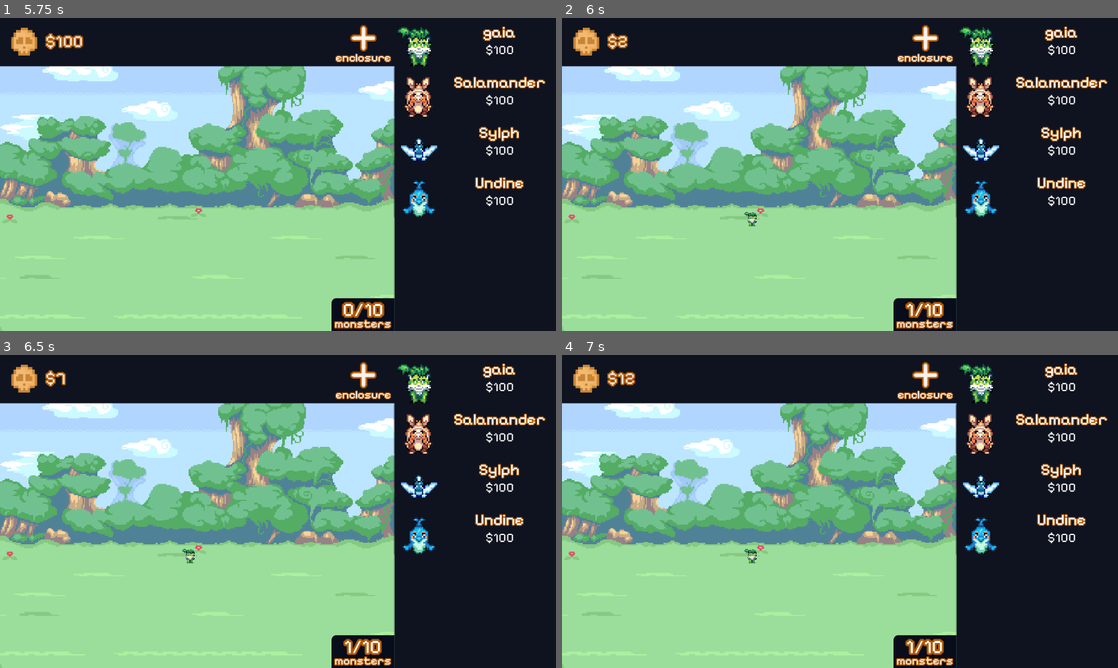
Above: before the commit, frames 1-4 (two rows, left to right).
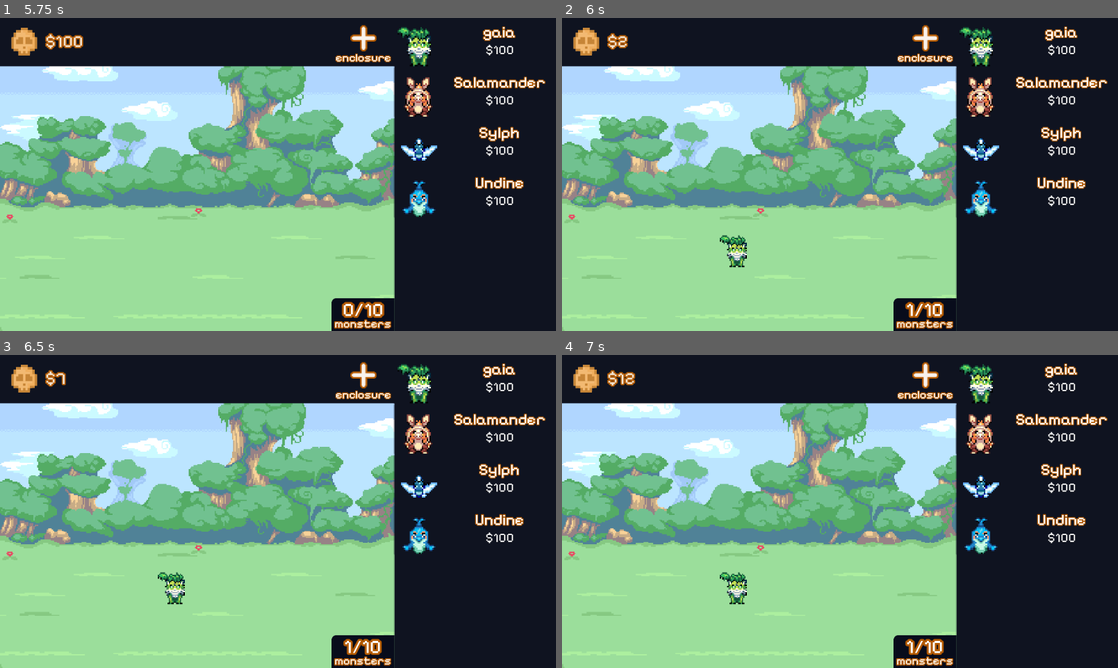
Above: after the commit, the same moments.

Repository: verstraate/monster-daycare
Game: Godot game, scene res://_Scenes/MainMenu/main_menu.tscn
Two runs of this game, one before a commit and one after it. Both use one fixed random seed, a clock stepped at 60 frames per second and the inputs below.
Inputs (mouse positions are in pixels of both pictures, inside the frame that each line leads up to):
- Up to frame 1 (5.75 s): click (278, 174) at 0.5 s; click "gaia" at 1.25 s; click "Salamander" at 2 s; click "Sylph" at 2.75 s; click "Undine" at 3.5 s; click "enclosure" at 4.25 s; click "enclosure" at 5 s
- Up to frame 2 (6 s): click "gaia" at 5.75 s
- Up to frame 3 (6.5 s): no input
- Up to frame 4 (7 s): click "Salamander" at 6.5 s

Frame 1 is identical in both runs. In frame 2, 0.4% of the frame differs, in the area x 28-35%, y 62-80%; in frame 3, 0.4%; in frame 4, 0.4%.

Commit message:
refactor: Updated monster spawn location and scale

Diff:
--- a/_Scenes/Enclosure/enclosure.gd
+++ b/_Scenes/Enclosure/enclosure.gd
@@ -36,7 +36,7 @@
 
 	_monster_parent.add_child(new_monster)
 	var pos_y: float =  4.0 / 7.0 * size.y + 100
-	new_monster.set_position(Vector2(Utils.rng.randf_range(100, size.x - 100), Utils.rng.randf_range(pos_y - 150, pos_y)), true)
+	new_monster.set_position(Vector2(Utils.rng.randf_range(10, size.x - 10 - new_monster.size.x), Utils.rng.randf_range(pos_y - 100, pos_y)), true)
 	new_monster.scale = Vector2.ONE * (new_monster.position.y / pos_y)
 	monsters.append(new_monster)
 
--- a/_Scenes/Monster/Monster.tscn
+++ b/_Scenes/Monster/Monster.tscn
@@ -4,7 +4,7 @@
 
 [node name="Monster" type="TextureRect"]
 texture_filter = 1
-offset_right = 50.0
-offset_bottom = 50.0
+offset_right = 100.0
+offset_bottom = 100.0
 expand_mode = 2
 script = ExtResource("1_yjh7p")
